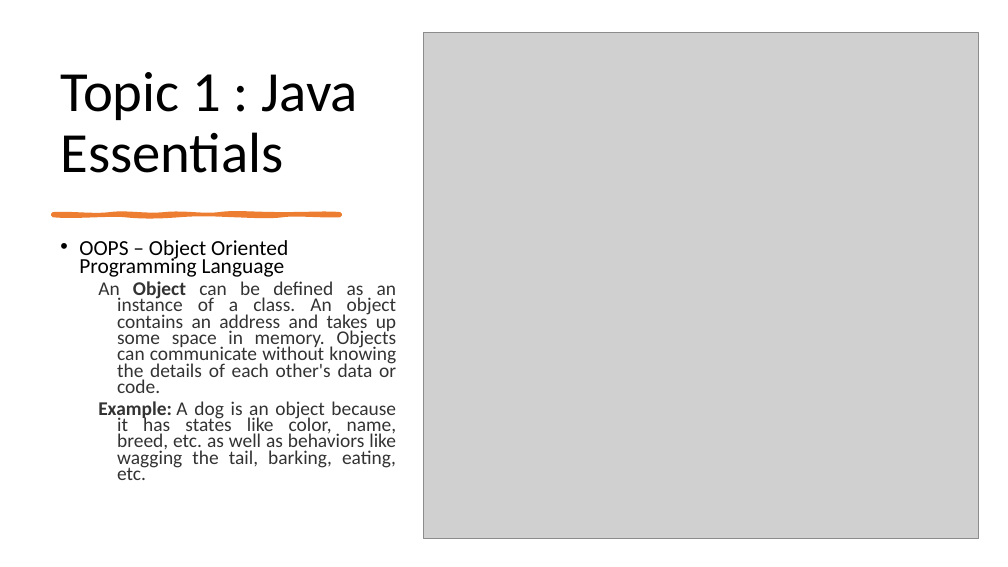
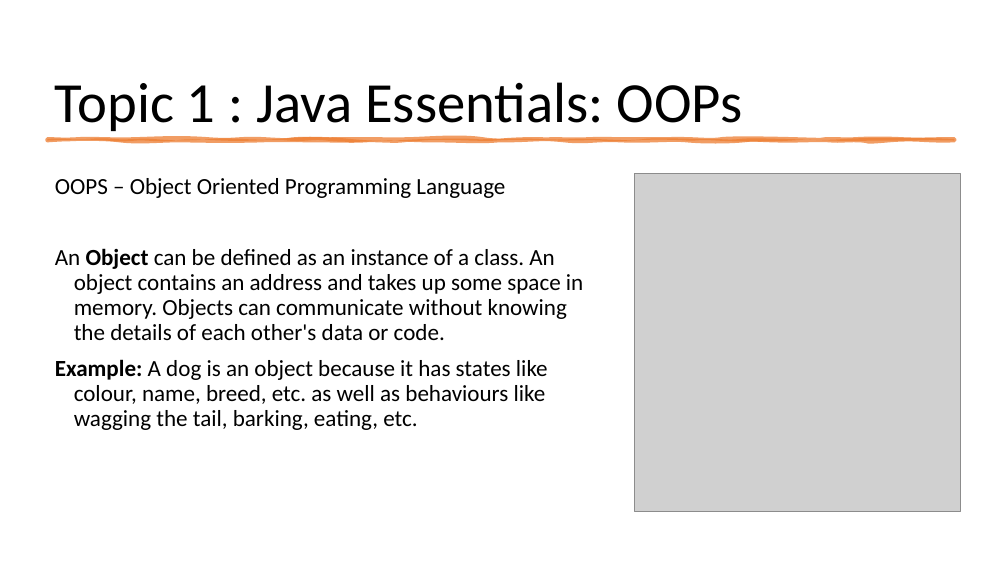
Before and after one commit to spoorthiempowher/Empowher-Curriculum, a slide deck: slide 3 of Java/EmpowHER-All weeks.pptx. Drawn at 1008x567 pixels with LibreOffice and Linux fonts; fonts in the diff are those of the drawing; grey boxes stand for pictures. Boxes give left, top, right and bottom in pixels: in the first picture for what was removed or moved away, otherwise in the second. Text is boxed around its words. In the diff, an @@ line names an element or a change of style, - is before the commit and + after.

```diff
--- a/Java/EmpowHER-All weeks.pptx
+++ b/Java/EmpowHER-All weeks.pptx
@@ picture removed at box(424, 33, 979, 538) @@
@@ title at box(55, 82, 743, 131): text changed @@
-Topic 1 : Java Essentials
+Topic 1 : Java Essentials: OOPs
@@ freeform shape added at box(48, 139, 955, 141), fill #ED7D31 at 75% opacity, outline #ED7D31 3.5 pt @@
@@ text "OOPS – Object Oriented Programming ...": place and size @@
-text "OOPS – Object Oriented Programming ..." at box(79, 240, 397, 480)
+text "OOPS – Object Oriented Programming ..." at box(55, 178, 583, 430)
@@ text at box(55, 178, 583, 340): size 20.4 to 22 pt in "OOPS – Object Oriented Programming Language"; size 18.5 to 22 pt, text colour #333333 to #000000 in "An Object can be defined as an ..."; bullet • to none; line spacing 0.7 to 0.9; alignment justified to left; list level 2 to 1 in "An Object can be defined ..." @@
@@ picture added at box(634, 173, 960, 512) @@
@@ freeform shape removed at box(53, 214, 340, 216) @@
@@ text at box(55, 359, 548, 430): text changed; size 18.5 to 22 pt; text colour #333333 to #000000 @@
-  Example: A dog is an object because it has states like color, name, breed, etc. as well as behaviors like wagging the tail, barking, eating, etc.
+Example: A dog is an object because it has states like colour, name, breed, etc. as well as behaviours like wagging the tail, barking, eating, etc.
```
Also in this commit, not shown: 12 other slides changed, 21 slides added, 8 slides removed, 1 other file.
